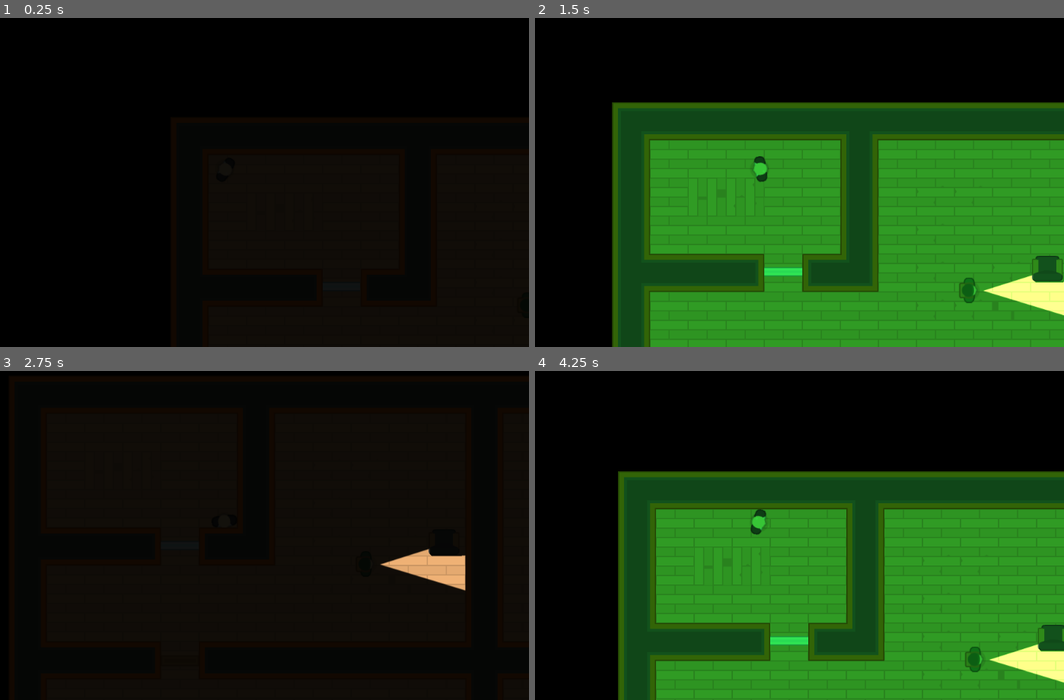
Above: before the commit, frames 1-4 (two rows, left to right).
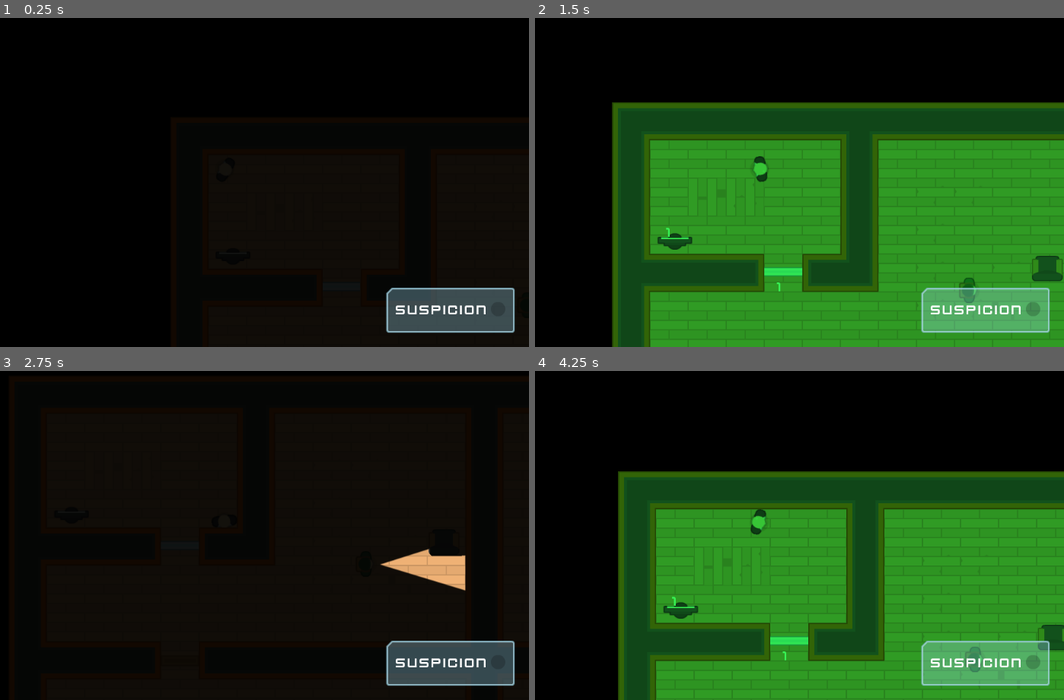
Above: after the commit, the same moments.

Repository: EvertonHimself/HeistMeisters
Game: Godot game, scene res://Levels/Level1.tscn
Two runs of this game, one before a commit and one after it. Both use one fixed random seed, a clock stepped at 60 frames per second and the inputs below.
Inputs (mouse positions are in pixels of both pictures, inside the frame that each line leads up to):
- Up to frame 1 (0.25 s): no input
- Up to frame 2 (1.5 s): tap Enter at 0.5 s; move the mouse to (878, 287) at 0.52 s; hold D (move_right) 0.53-1.28 s; tap F (flashlight) at 0.6, 1.35 s; click (878, 287) at 0.67 s; move the mouse to (635, 185) at 1.27 s; hold S (move_down) from 1.28 s (still down); click (635, 185) at 1.42 s
- Up to frame 3 (2.75 s): move the mouse to (243, 680) at 2.02 s; release S (move_down) at 2.03 s; hold D (move_right) from 2.03 s (still down); tap F (flashlight) at 2.1 s; click (243, 680) at 2.17 s
- Up to frame 4 (4.25 s): move the mouse to (730, 594) at 2.77 s; release D (move_right) at 2.78 s; hold W (move_up) 2.78-3.53 s; tap F (flashlight) at 2.85, 3.6 s; click (730, 594) at 2.92 s; move the mouse to (942, 574) at 3.52 s; hold A (move_left) from 3.53 s (still down); click (942, 574) at 3.67 s

The runs differ from the first frame. In frame 1, 3.4% of the frame differs, in the area x 72-98%, y 81-96%; in frame 2, 4.1%, in the area x 23-100%, y 63-96%; in frame 3, 3.4%; in frame 4, 3.8%.
Error in both runs: Invalid get index '0' (on base: 'PoolVector2Array'). (res://Characters/NPCs/Guard.gd:26)

Commit message:
Created the computer.
Created the computer that shows the password to the door.

Diff:
--- a/Characters/Player.tscn
+++ b/Characters/Player.tscn
@@ -5,7 +5,7 @@
 [ext_resource path="res://GFX/PNG/Hitman 1/hitman1_stand.png" type="Texture" id=3]
 
 [node name="Player" instance=ExtResource( 2 )]
-collision_mask = 6
+collision_mask = 14
 script = ExtResource( 1 )
 
 [node name="Sprite" parent="." index="0"]
--- /dev/null
+++ b/Computer/Computer.gd
@@ -0,0 +1,34 @@
+extends Node2D
+
+var can_click = false
+var combination
+export var combination_length = 4
+signal combination
+export var lock_group = "Unset"
+
+func _on_Area2D_body_entered(body):
+	can_click = true
+
+func _on_Area2D_body_exited(body):
+	can_click = false
+	$CanvasLayer/ComputerPopup.hide()
+	$Light2D.enabled = false
+
+
+func _on_Area2D_input_event(viewport, event, shape_idx):
+	if Input.is_mouse_button_pressed(BUTTON_LEFT) and can_click:
+		$CanvasLayer/ComputerPopup.popup_centered()
+		$Light2D.enabled = true
+
+func _ready():
+	generate_combination()
+	emit_signal("combination", combination, lock_group)
+	$Label.rect_rotation = -rotation_degrees
+	$Label.text = lock_group
+
+func generate_combination():
+	combination = CombinationGenerator.generate_combination(combination_length)
+	set_popup_text()
+
+func set_popup_text():
+	$CanvasLayer/ComputerPopup.set_text(combination)
--- /dev/null
+++ b/Computer/Computer.tscn
@@ -0,0 +1,51 @@
+[gd_scene load_steps=7 format=2]
+
+[ext_resource path="res://GFX/PNG/Tiles/tile_537.png" type="Texture" id=1]
+[ext_resource path="res://Computer/Computer.gd" type="Script" id=2]
+[ext_resource path="res://Computer/ComputerPopup.tscn" type="PackedScene" id=3]
+[ext_resource path="res://GFX/PNG/Tiles/tile_519.png" type="Texture" id=4]
+[ext_resource path="res://Interface/Theme.tres" type="Theme" id=5]
+
+[sub_resource type="RectangleShape2D" id=1]
+extents = Vector2( 48, 32 )
+
+[node name="Computer" type="Node2D"]
+script = ExtResource( 2 )
+
+[node name="Sprite" type="Sprite" parent="."]
+rotation = 1.5708
+texture = ExtResource( 1 )
+
+[node name="Area2D" type="Area2D" parent="."]
+position = Vector2( 32, 0 )
+collision_layer = 8
+
+[node name="CollisionShape2D" type="CollisionShape2D" parent="Area2D"]
+shape = SubResource( 1 )
+
+[node name="CanvasLayer" type="CanvasLayer" parent="."]
+
+[node name="ComputerPopup" parent="CanvasLayer" instance=ExtResource( 3 )]
+
+[node name="Light2D" type="Light2D" parent="."]
+position = Vector2( 32, 0 )
+rotation = 1.5708
+enabled = false
+texture = ExtResource( 4 )
+
+[node name="Label" type="Label" parent="." groups=[
+"Labels",
+]]
+visible = false
+margin_left = 28.7881
+margin_top = -14.63
+margin_right = 108.788
+margin_bottom = 12.37
+theme = ExtResource( 5 )
+text = "TEST"
+__meta__ = {
+"_edit_use_anchors_": false
+}
+[connection signal="body_entered" from="Area2D" to="." method="_on_Area2D_body_entered"]
+[connection signal="body_exited" from="Area2D" to="." method="_on_Area2D_body_exited"]
+[connection signal="input_event" from="Area2D" to="." method="_on_Area2D_input_event"]
--- /dev/null
+++ b/Computer/ComputerPopup.gd
@@ -0,0 +1,8 @@
+extends Popup
+
+func set_text(combination):
+	$NinePatchRect/CenterContainer/NinePatchRect/Label.text = (
+				"Will you stop forgetting your access code?! I've set it to "
+				+ PoolStringArray(combination).join("") +
+				", but this is the very last time!"
+	)
--- /dev/null
+++ b/Computer/ComputerPopup.tscn
@@ -0,0 +1,73 @@
+[gd_scene load_steps=6 format=2]
+
+[ext_resource path="res://GFX/Interface/PNG/glassPanel.png" type="Texture" id=1]
+[ext_resource path="res://GFX/Interface/PNG/dotGreen.png" type="Texture" id=2]
+[ext_resource path="res://GFX/Interface/PNG/metalPanel_plate.png" type="Texture" id=3]
+[ext_resource path="res://Interface/Theme.tres" type="Theme" id=4]
+[ext_resource path="res://Computer/ComputerPopup.gd" type="Script" id=5]
+
+[node name="ComputerPopup" type="Popup"]
+margin_right = 40.0
+margin_bottom = 40.0
+rect_min_size = Vector2( 600, 480 )
+theme = ExtResource( 4 )
+script = ExtResource( 5 )
+__meta__ = {
+"_edit_use_anchors_": false
+}
+
+[node name="NinePatchRect" type="NinePatchRect" parent="."]
+anchor_right = 1.0
+anchor_bottom = 1.0
+texture = ExtResource( 3 )
+patch_margin_left = 10
+patch_margin_top = 10
+patch_margin_right = 10
+patch_margin_bottom = 10
+
+[node name="CenterContainer" type="CenterContainer" parent="NinePatchRect"]
+anchor_right = 1.0
+anchor_bottom = 1.0
+margin_left = 20.0
+margin_top = 20.0
+margin_right = -20.0
+margin_bottom = -20.0
+__meta__ = {
+"_edit_use_anchors_": false
+}
+
+[node name="NinePatchRect" type="NinePatchRect" parent="NinePatchRect/CenterContainer"]
+margin_right = 560.0
+margin_bottom = 440.0
+rect_min_size = Vector2( 560, 440 )
+texture = ExtResource( 1 )
+patch_margin_left = 8
+patch_margin_top = 8
+patch_margin_right = 8
+patch_margin_bottom = 8
+
+[node name="Label" type="Label" parent="NinePatchRect/CenterContainer/NinePatchRect"]
+anchor_right = 1.0
+anchor_bottom = 1.0
+margin_left = 20.0
+margin_top = 20.0
+margin_right = -20.0
+margin_bottom = -20.0
+custom_colors/font_color = Color( 0, 0, 0, 1 )
+text = "Test"
+autowrap = true
+__meta__ = {
+"_edit_use_anchors_": false
+}
+
+[node name="TextureRect" type="TextureRect" parent="."]
+anchor_left = 1.0
+anchor_top = 1.0
+anchor_right = 1.0
+anchor_bottom = 1.0
+margin_left = -17.7551
+margin_top = -17.4745
+margin_right = -7.75513
+margin_bottom = -7.47449
+texture = ExtResource( 2 )
+expand = true
--- /dev/null
+++ b/Doors/CombinationGenerator.gd
@@ -0,0 +1,8 @@
+extends Node
+
+func generate_combination(length):
+	var combination = []
+	for number in range(length):
+		# Generate random numbers between 0 and 10.
+		combination.append(randi() % 10)
+	return combination
--- a/Doors/LockedDoor.gd
+++ b/Doors/LockedDoor.gd
@@ -1,4 +1,15 @@
 extends "res://Doors/Door.gd"
+
+func _ready():
+	#generate_combination()
+	$Label.rect_rotation = -rotation_degrees
+
+#func generate_combination():
+	#var length = 8
+	#var combination = CombinationGenerator.generate_combination(length)
+	# The bar accesses children objects and the dot accesses methods inside scripts.
+	#$CanvasLayer/Numpad.combination = combination
+	#print(str(combination))
 
 func _on_Door_input_event(viewport, event, shape_idx):
 	if Input.is_mouse_button_pressed(BUTTON_LEFT) and can_click:
@@ -12,3 +23,8 @@
 func _on_Numpad_combination_correct():
 	open()
 	$CanvasLayer/Numpad.hide()
+
+
+func _on_Computer_combination(numbers, lock_group):
+	$CanvasLayer/Numpad.combination = numbers
+	$Label.text = lock_group
--- a/Doors/LockedDoor.tscn
+++ b/Doors/LockedDoor.tscn
@@ -1,9 +1,10 @@
-[gd_scene load_steps=5 format=2]
+[gd_scene load_steps=6 format=2]
 
 [ext_resource path="res://Doors/Door.tscn" type="PackedScene" id=1]
 [ext_resource path="res://GFX/PNG/Tiles/tile_463.png" type="Texture" id=2]
 [ext_resource path="res://Interface/Numpad.tscn" type="PackedScene" id=3]
 [ext_resource path="res://Doors/LockedDoor.gd" type="Script" id=4]
+[ext_resource path="res://Interface/Theme.tres" type="Theme" id=5]
 
 [node name="LockedDoor" instance=ExtResource( 1 )]
 script = ExtResource( 4 )
@@ -16,4 +17,18 @@
 [node name="Numpad" parent="CanvasLayer" index="0" instance=ExtResource( 3 )]
 margin_right = 300.0
 margin_bottom = 400.0
+
+[node name="Label" type="Label" parent="." index="5" groups=[
+"Labels",
+]]
+visible = false
+margin_left = -10.8627
+margin_top = 11.6119
+margin_right = 89.1373
+margin_bottom = 38.6119
+theme = ExtResource( 5 )
+text = "TESTE"
+__meta__ = {
+"_edit_use_anchors_": false
+}
 [connection signal="combination_correct" from="CanvasLayer/Numpad" to="." method="_on_Numpad_combination_correct"]
--- /dev/null
+++ b/Interface/GUI.tscn
@@ -0,0 +1,61 @@
+[gd_scene load_steps=5 format=2]
+
+[ext_resource path="res://GFX/Interface/PNG/dot_shadow.png" type="Texture" id=1]
+[ext_resource path="res://GFX/Interface/PNG/glassPanel_cornerTL.png" type="Texture" id=2]
+[ext_resource path="res://GFX/Interface/PNG/dotRed.png" type="Texture" id=3]
+[ext_resource path="res://Interface/Theme.tres" type="Theme" id=4]
+
+[node name="GUI" type="CanvasLayer"]
+
+[node name="Control" type="Control" parent="."]
+anchor_right = 1.0
+anchor_bottom = 1.0
+mouse_filter = 2
+theme = ExtResource( 4 )
+__meta__ = {
+"_edit_use_anchors_": false
+}
+
+[node name="NinePatchRect" type="NinePatchRect" parent="Control"]
+anchor_left = 1.0
+anchor_top = 1.0
+anchor_right = 1.0
+anchor_bottom = 1.0
+margin_left = -240.0
+margin_top = -100.0
+margin_right = -24.0
+margin_bottom = -24.0
+texture = ExtResource( 2 )
+patch_margin_left = 20
+patch_margin_top = 20
+patch_margin_right = 20
+patch_margin_bottom = 20
+__meta__ = {
+"_edit_use_anchors_": false
+}
+
+[node name="CenterContainer" type="CenterContainer" parent="Control/NinePatchRect"]
+anchor_right = 1.0
+anchor_bottom = 1.0
+margin_left = 6.0
+margin_top = 6.0
+margin_right = -6.0
+margin_bottom = -6.0
+
+[node name="HBoxContainer" type="HBoxContainer" parent="Control/NinePatchRect/CenterContainer"]
+margin_left = 10.0
+margin_top = 18.0
+margin_right = 194.0
+margin_bottom = 45.0
+
+[node name="Label" type="Label" parent="Control/NinePatchRect/CenterContainer/HBoxContainer"]
+margin_right = 156.0
+margin_bottom = 27.0
+text = "SUSPICION"
+
+[node name="TextureProgress" type="TextureProgress" parent="Control/NinePatchRect/CenterContainer/HBoxContainer"]
+margin_left = 160.0
+margin_right = 184.0
+margin_bottom = 27.0
+texture_under = ExtResource( 1 )
+texture_progress = ExtResource( 3 )
--- a/Interface/Numpad.gd
+++ b/Interface/Numpad.gd
@@ -1,6 +1,6 @@
 extends Popup
 
-var combination = [0,4,5,1]
+var combination = []
 var guess = []
 
 onready var display = $VBoxContainer/DisplayContainer/Display
--- a/Interface/Numpad.tscn
+++ b/Interface/Numpad.tscn
@@ -1,49 +1,23 @@
-[gd_scene load_steps=19 format=2]
+[gd_scene load_steps=12 format=2]
 
 [ext_resource path="res://GFX/Interface/PNG/glassPanel.png" type="Texture" id=1]
 [ext_resource path="res://GFX/Interface/PNG/metalPanel.png" type="Texture" id=2]
-[ext_resource path="res://GFX/Interface/Fonts/kenvector_future.ttf" type="DynamicFontData" id=3]
-[ext_resource path="res://Interface/button_hover_style.tres" type="StyleBox" id=4]
-[ext_resource path="res://Interface/button_normal_style.tres" type="StyleBox" id=5]
-[ext_resource path="res://Interface/button_pressed_style.tres" type="StyleBox" id=6]
+[ext_resource path="res://Interface/Theme.tres" type="Theme" id=3]
 [ext_resource path="res://GFX/Interface/PNG/metalPanel_yellowCorner.png" type="Texture" id=7]
 [ext_resource path="res://GFX/Interface/PNG/metalPanel_blueCorner.png" type="Texture" id=8]
 [ext_resource path="res://GFX/Interface/PNG/metalPanel_redCorner.png" type="Texture" id=9]
 [ext_resource path="res://GFX/Interface/PNG/dotRed.png" type="Texture" id=10]
-[ext_resource path="res://GFX/Interface/Fonts/kenvector_future_thin.ttf" type="DynamicFontData" id=11]
 [ext_resource path="res://Interface/Numpad.gd" type="Script" id=12]
 
-[sub_resource type="DynamicFont" id=1]
-size = 18
-font_data = ExtResource( 11 )
-
-[sub_resource type="DynamicFont" id=2]
-size = 24
-font_data = ExtResource( 3 )
-
-[sub_resource type="Theme" id=3]
-default_font = SubResource( 2 )
-Button/colors/font_color = Color( 0, 0, 0, 1 )
-Button/colors/font_color_disabled = Color( 0.9, 0.9, 0.9, 0.2 )
-Button/colors/font_color_hover = Color( 0, 0, 0, 1 )
-Button/colors/font_color_pressed = Color( 0, 0, 0, 1 )
-Button/constants/hseparation = 2
-Button/fonts/font = SubResource( 1 )
-Button/styles/disabled = null
-Button/styles/focus = null
-Button/styles/hover = ExtResource( 4 )
-Button/styles/normal = ExtResource( 5 )
-Button/styles/pressed = ExtResource( 6 )
-
-[sub_resource type="StyleBoxTexture" id=4]
+[sub_resource type="StyleBoxTexture" id=1]
 texture = ExtResource( 9 )
 region_rect = Rect2( 0, 0, 100, 100 )
 
-[sub_resource type="StyleBoxTexture" id=5]
+[sub_resource type="StyleBoxTexture" id=2]
 texture = ExtResource( 7 )
 region_rect = Rect2( 0, 0, 100, 100 )
 
-[sub_resource type="StyleBoxTexture" id=6]
+[sub_resource type="StyleBoxTexture" id=3]
 texture = ExtResource( 8 )
 region_rect = Rect2( 0, 0, 100, 100 )
 
@@ -51,7 +25,7 @@
 margin_right = 40.0
 margin_bottom = 40.0
 rect_min_size = Vector2( 300, 400 )
-theme = SubResource( 3 )
+theme = ExtResource( 3 )
 script = ExtResource( 12 )
 __meta__ = {
 "_edit_use_anchors_": false
@@ -94,9 +68,9 @@
 patch_margin_bottom = 4
 
 [node name="Display" type="Label" parent="VBoxContainer/DisplayContainer"]
-margin_left = 90.0
+margin_left = 140.0
 margin_top = 36.0
-margin_right = 190.0
+margin_right = 140.0
 margin_bottom = 63.0
 size_flags_horizontal = 3
 custom_colors/font_color = Color( 0, 0, 0, 1 )
--- /dev/null
+++ b/Interface/Theme.tres
@@ -0,0 +1,38 @@
+[gd_resource type="Theme" load_steps=8 format=2]
+
+[ext_resource path="res://GFX/Interface/Fonts/kenvector_future.ttf" type="DynamicFontData" id=1]
+[ext_resource path="res://GFX/Interface/Fonts/kenvector_future_thin.ttf" type="DynamicFontData" id=2]
+[ext_resource path="res://Interface/button_normal_style.tres" type="StyleBox" id=3]
+[ext_resource path="res://Interface/button_pressed_style.tres" type="StyleBox" id=4]
+[ext_resource path="res://Interface/button_hover_style.tres" type="StyleBox" id=5]
+
+[sub_resource type="DynamicFont" id=1]
+size = 18
+font_data = ExtResource( 2 )
+
+[sub_resource type="DynamicFont" id=2]
+size = 24
+font_data = ExtResource( 1 )
+
+[resource]
+default_font = SubResource( 2 )
+Button/colors/font_color = Color( 0, 0, 0, 1 )
+Button/colors/font_color_disabled = Color( 0.9, 0.9, 0.9, 0.2 )
+Button/colors/font_color_hover = Color( 0, 0, 0, 1 )
+Button/colors/font_color_pressed = Color( 0, 0, 0, 1 )
+Button/constants/hseparation = 2
+Button/fonts/font = SubResource( 1 )
+Button/styles/disabled = null
+Button/styles/focus = null
+Button/styles/hover = ExtResource( 5 )
+Button/styles/normal = ExtResource( 3 )
+Button/styles/pressed = ExtResource( 4 )
+Label/colors/font_color = Color( 1, 1, 1, 1 )
+Label/colors/font_color_shadow = Color( 0, 0, 0, 0 )
+Label/colors/font_outline_modulate = Color( 1, 1, 1, 1 )
+Label/constants/line_spacing = 3
+Label/constants/shadow_as_outline = 0
+Label/constants/shadow_offset_x = 1
+Label/constants/shadow_offset_y = 1
+Label/fonts/font = null
+Label/styles/normal = null
--- a/Interface/VisionMode.gd
+++ b/Interface/VisionMode.gd
@@ -21,11 +21,15 @@
 	color = DARK
 	$AudioStreamPlayer2D.stream = load("res://SFX/nightvision_off.wav")
 	$AudioStreamPlayer2D.play()
+	get_tree().call_group("Lights", "show")
+	get_tree().call_group("Labels", "hide")
 
 func NIGHTVISION_Mode():
 	color = NIGHTVISION
 	$AudioStreamPlayer2D.stream = load("res://SFX/nightvision.wav")
 	$AudioStreamPlayer2D.play()
+	get_tree().call_group("Lights", "hide")
+	get_tree().call_group("Labels", "show")
 
 
 func _on_Timer_timeout():
--- a/Levels/Level1.tscn
+++ b/Levels/Level1.tscn
@@ -1,10 +1,11 @@
-[gd_scene load_steps=6 format=2]
+[gd_scene load_steps=7 format=2]
 
 [ext_resource path="res://Levels/TemplateLevel.tscn" type="PackedScene" id=1]
 [ext_resource path="res://Characters/NPCs/Camera.tscn" type="PackedScene" id=2]
 [ext_resource path="res://Characters/NPCs/Guard.tscn" type="PackedScene" id=3]
 [ext_resource path="res://Doors/Door.tscn" type="PackedScene" id=4]
 [ext_resource path="res://Doors/LockedDoor.tscn" type="PackedScene" id=5]
+[ext_resource path="res://Computer/Computer.tscn" type="PackedScene" id=6]
 
 [node name="Level1" instance=ExtResource( 1 )]
 
@@ -56,3 +57,9 @@
 
 [node name="LockedDoor" parent="LockedDoors" index="0" instance=ExtResource( 5 )]
 position = Vector2( 287.586, 285.905 )
+
+[node name="Computer" parent="." index="7" instance=ExtResource( 6 )]
+position = Vector2( 105.342, 234.787 )
+rotation = -1.5713
+lock_group = "1"
+[connection signal="combination" from="Computer" to="LockedDoors/LockedDoor" method="_on_Computer_combination"]
--- a/Levels/TemplateLevel.tscn
+++ b/Levels/TemplateLevel.tscn
@@ -1,9 +1,10 @@
-[gd_scene load_steps=16 format=2]
+[gd_scene load_steps=17 format=2]
 
 [ext_resource path="res://Tiles/Tiles.tres" type="TileSet" id=1]
 [ext_resource path="res://Characters/Player.tscn" type="PackedScene" id=2]
 [ext_resource path="res://GFX/Tilesheet/tilesheet_complete.png" type="Texture" id=3]
 [ext_resource path="res://Interface/VisionMode.tscn" type="PackedScene" id=4]
+[ext_resource path="res://Interface/GUI.tscn" type="PackedScene" id=5]
 
 [sub_resource type="OccluderPolygon2D" id=1]
 polygon = PoolVector2Array( 64, 64, 0, 64, 0, 0, 64, 0 )
@@ -179,3 +180,5 @@
 [node name="Doors" type="Node" parent="."]
 
 [node name="LockedDoors" type="Node" parent="."]
+
+[node name="GUI" parent="." instance=ExtResource( 5 )]
--- a/Lightmaps/Torch.tscn
+++ b/Lightmaps/Torch.tscn
@@ -2,7 +2,9 @@
 
 [ext_resource path="res://Lightmaps/torchmap.png" type="Texture" id=1]
 
-[node name="Torch" type="Light2D"]
+[node name="Torch" type="Light2D" groups=[
+"Lights",
+]]
 texture = ExtResource( 1 )
 offset = Vector2( 320, 0 )
 shadow_enabled = true
--- a/project.godot
+++ b/project.godot
@@ -18,6 +18,10 @@
 config/name="HeistMeisters"
 run/main_scene="res://Levels/Level1.tscn"
 config/icon="res://icon.png"
+
+[autoload]
+
+CombinationGenerator="*res://Doors/CombinationGenerator.gd"
 
 [input]
 
@@ -52,6 +56,7 @@
 2d_physics/layer_1="Player"
 2d_physics/layer_2="Tilemap"
 2d_physics/layer_3="NPC"
+2d_physics/layer_4="Computer"
 
 [rendering]
 
Not shown: 1 places in Interface/Numpad.tscn that only renumber resources
Not shown, changed: SFX/threeTone1.ogg.import
